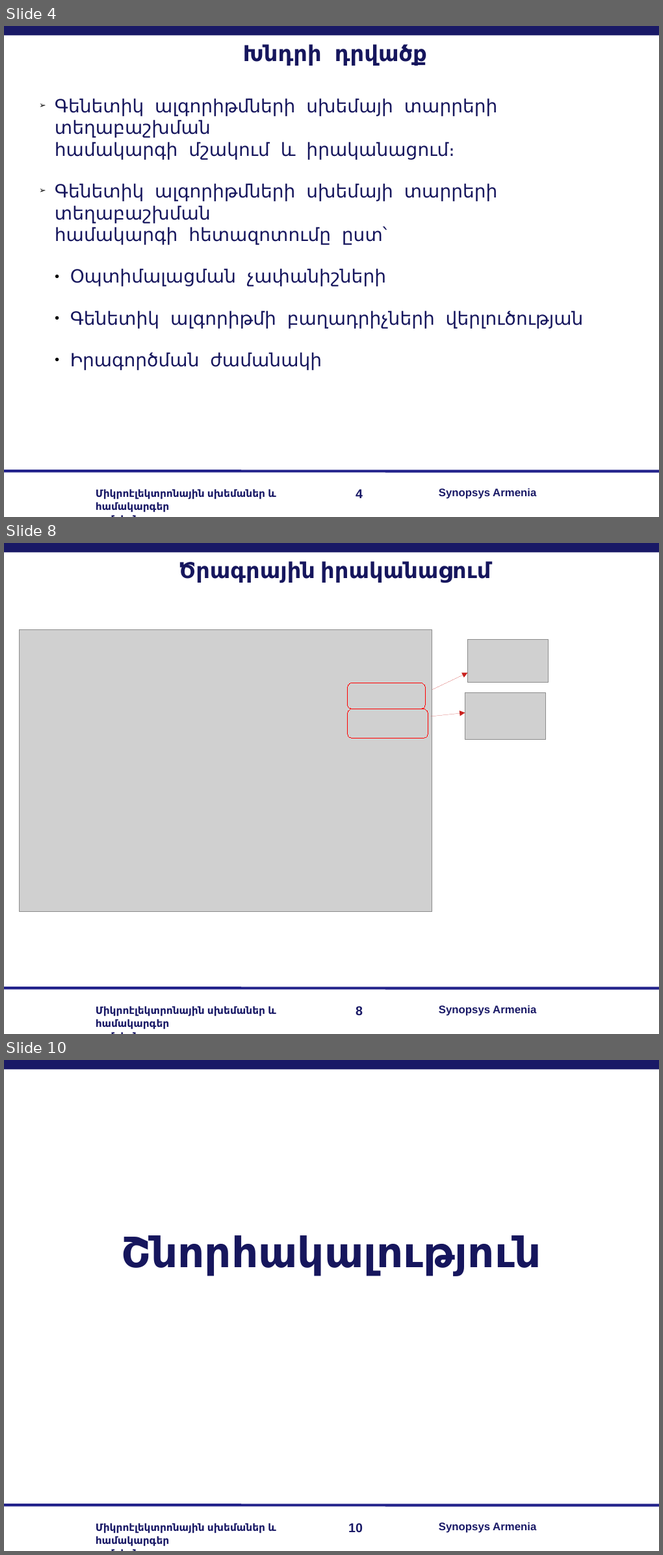
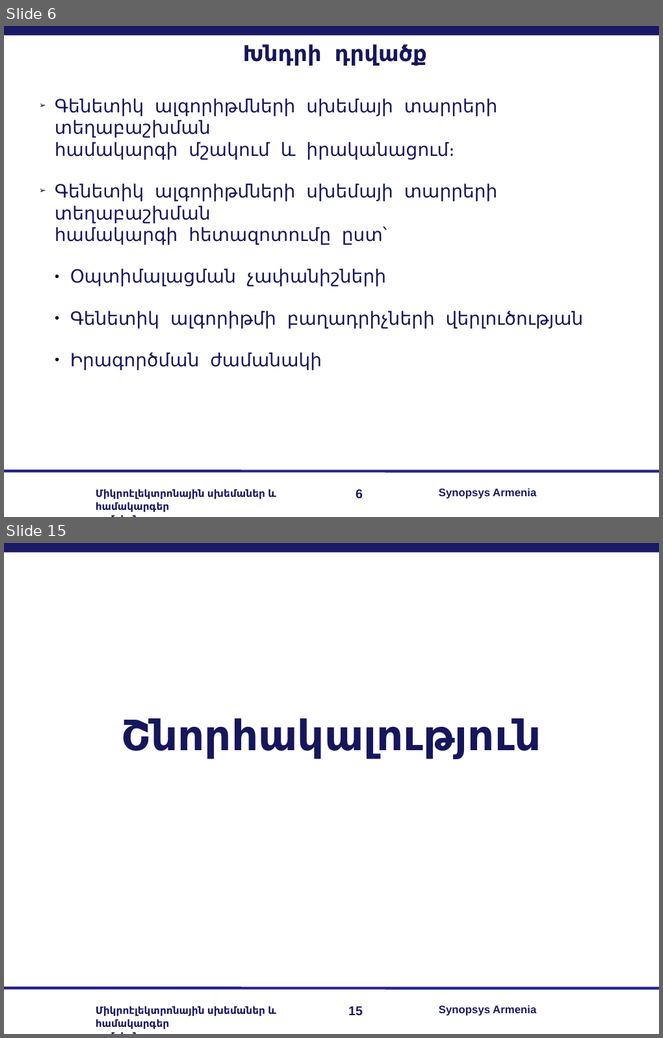
Before and after one commit to lomikist/diploma, a slide deck: reserches/հիմնական/Arman Sargsyan.odp. Shown one above the other, each under a label of ours: slides 4, 8 and 10 before the commit, slides 6 and 15 after it; the slides between them are not shown. The pictures are 663x1555 and 663x1038 pixels, drawn with LibreOffice and Linux fonts; fonts in the diff are those of the drawing; grey boxes stand for pictures; background and template pictures are left out. Boxes give left, top, right and bottom in pixels: in the first picture for what was removed or moved away, otherwise in the second. Text is boxed around its words. In the diff, an @@ line names an element or a change of style, - is before the commit and + after.

```diff
--- a/reserches/հիմնական/Arman Sargsyan.odp
+++ b/reserches/հիմնական/Arman Sargsyan.odp
@@ slide 8 removed at (4,543,659,1034), background #FFFFFF; not listed: 5 template elements that a slide beside it also shows @@
@@ text removed at (179,561,491,583) @@
-Ծրագրային իրականացում
@@ picture removed at (19,630,432,912) @@
@@ picture removed at (468,640,549,683) @@
@@ arrow removed from (432, 690) to (468, 673) @@
@@ rounded rectangle removed at (347,683,425,709) @@
@@ picture removed at (466,693,546,739) @@
@@ rounded rectangle removed at (347,709,428,738) @@
@@ arrow removed from (430, 717) to (466, 713) @@
@@ what was slide 4 is now slide 6 @@
@@ page number at (356,489,363,499): text changed @@
-4
+6
@@ what was slide 10 is now slide 15 @@
@@ page number at (348,1006,363,1016): text changed @@
-10
+15
```
Also in this commit, not shown: 3 slides changed, 9 slides added, 3 other slides removed, 10 other files.
